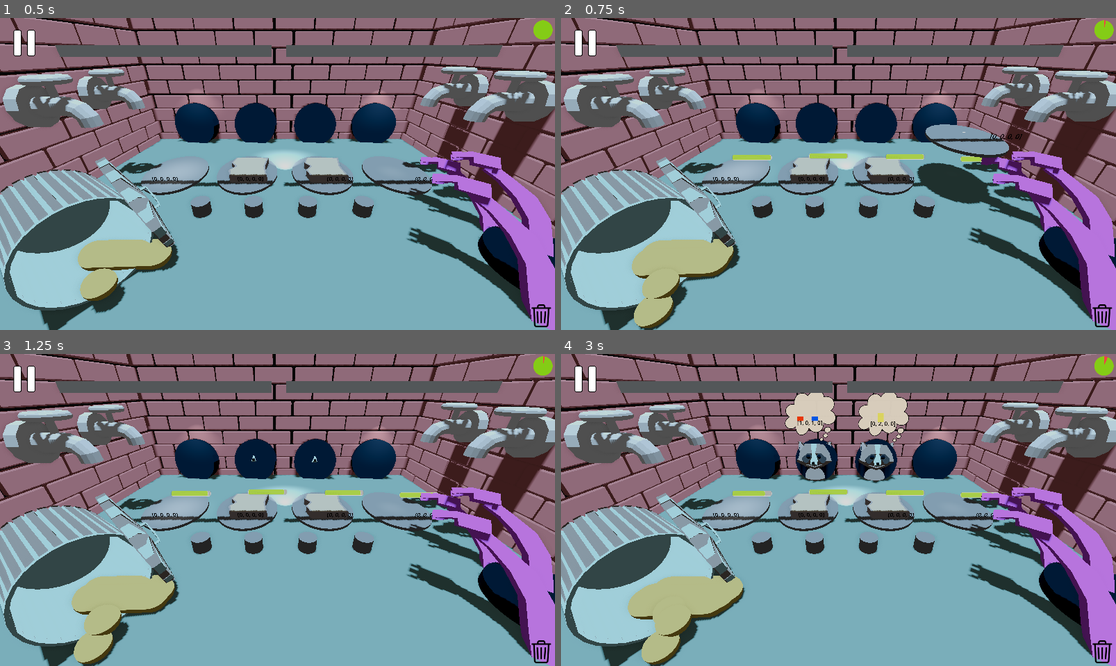
Above: before the commit, frames 1-4 (two rows, left to right).
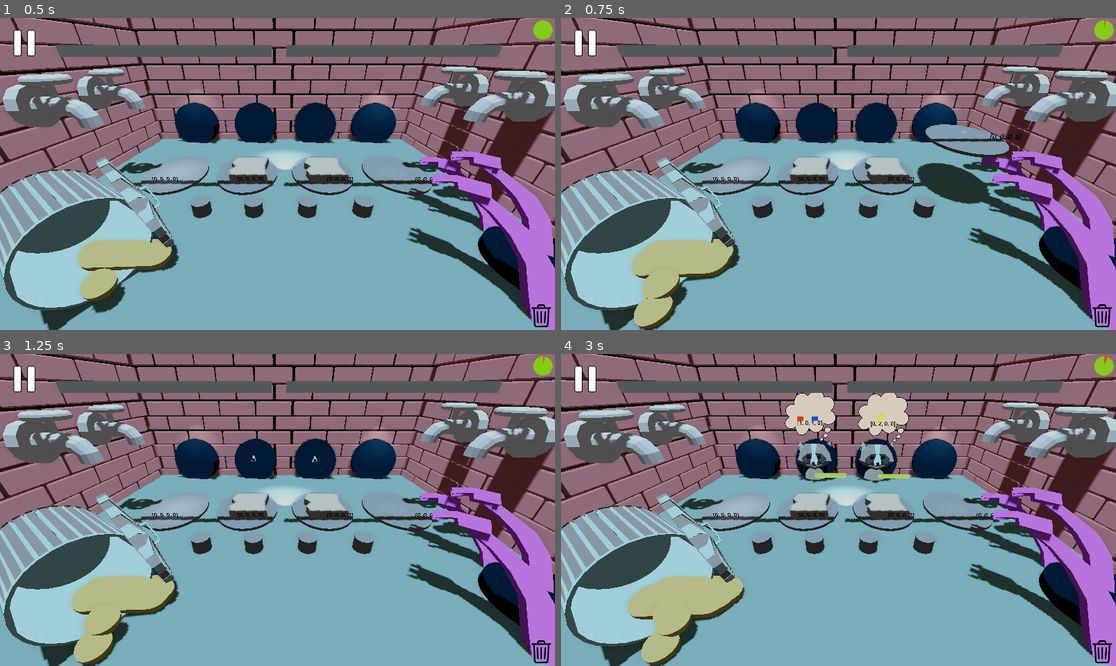
Above: after the commit, the same moments.

Repository: gabrield67/Sandwich-Shop
Game: Godot game, scene res://scenes/game_final.tscn
Two runs of this game, one before a commit and one after it. Both use one fixed random seed, a clock stepped at 60 frames per second and the inputs below.
Inputs (mouse positions are in pixels of both pictures, inside the frame that each line leads up to):
- Up to frame 1 (0.5 s): no input
- Up to frame 2 (0.75 s): move the mouse to (960, 158) at 0.52 s; click (960, 158) at 0.67 s
- Up to frame 3 (1.25 s): no input
- Up to frame 4 (3 s): click (583, 378) at 1.25 s; tap Enter at 2 s; drag from (727, 525) to (810, 572) at 2.02 s; move the mouse to (894, 441) at 2.77 s; click (894, 441) at 2.92 s

Frame 1 is identical in both runs. In frame 2, 0.4% of the frame differs, in the area x 30-79%, y 43-47%; in frame 3, 0.4%; in frame 4, 0.6%, in the area x 30-79%, y 38-47%.

Commit message:
Timer Fix
Slightly changed position + fixed the issue with timer where it wouldn't go away with the raccoon

Diff:
--- a/scenes/Raccoon/raccoon.gd
+++ b/scenes/Raccoon/raccoon.gd
@@ -54,8 +54,8 @@
 	#TODO change this after animations come in
 	await get_tree().create_timer(.5).timeout
 	#thought_bubble_display.show()
-	timer_display.show()
-	timer.start()
+	#timer_display.show()
+	#timer.start()
 
 	if test_raccoon_spawn:
 		pass
@@ -159,6 +159,7 @@
 
 	GlobalEvents.sandwich_completed.emit(get_parent())
 	thought_bubble_display.hide()
+	timer_display.hide()
 	clean_up_raccoon()
 
 func clean_up_raccoon():
--- a/scenes/Raccoon/raccoon.tscn
+++ b/scenes/Raccoon/raccoon.tscn
@@ -27,7 +27,7 @@
 [node name="WholeRaccoonModel" parent="." unique_id=1874828909 instance=ExtResource("2_gvxd3")]
 
 [node name="Timer Display" type="Sprite3D" parent="." unique_id=2102177136]
-transform = Transform3D(1, 0, 0, 0, 1, 0, 0, 0, 1, 1.0103045, -0.82335067, 3.6231132)
+transform = Transform3D(1, 0, 0, 0, 1, 0, 0, 0, 1, 1.0103045, -0.8910922, 0.98120373)
 billboard = 1
 texture = SubResource("ViewportTexture_fnbhh")
 
